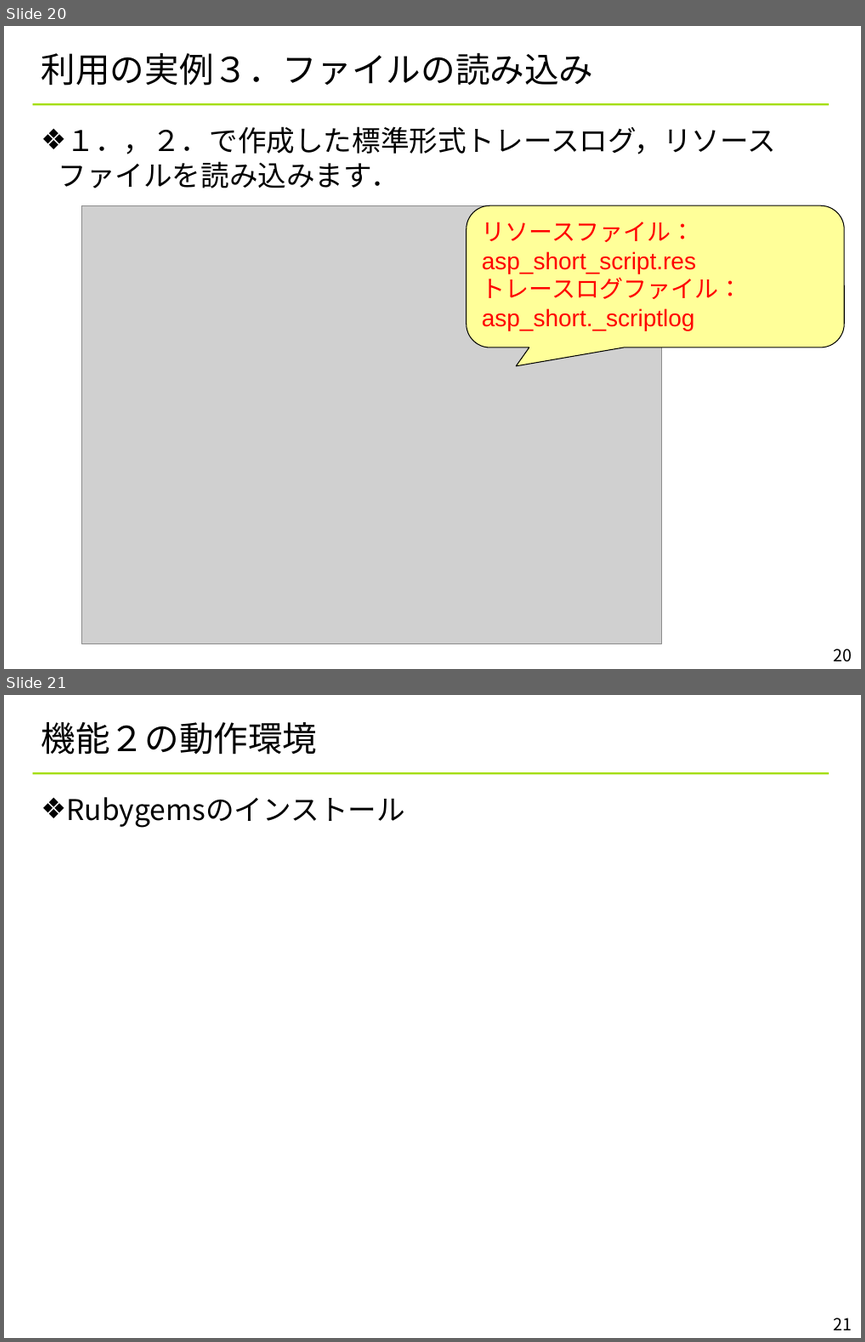
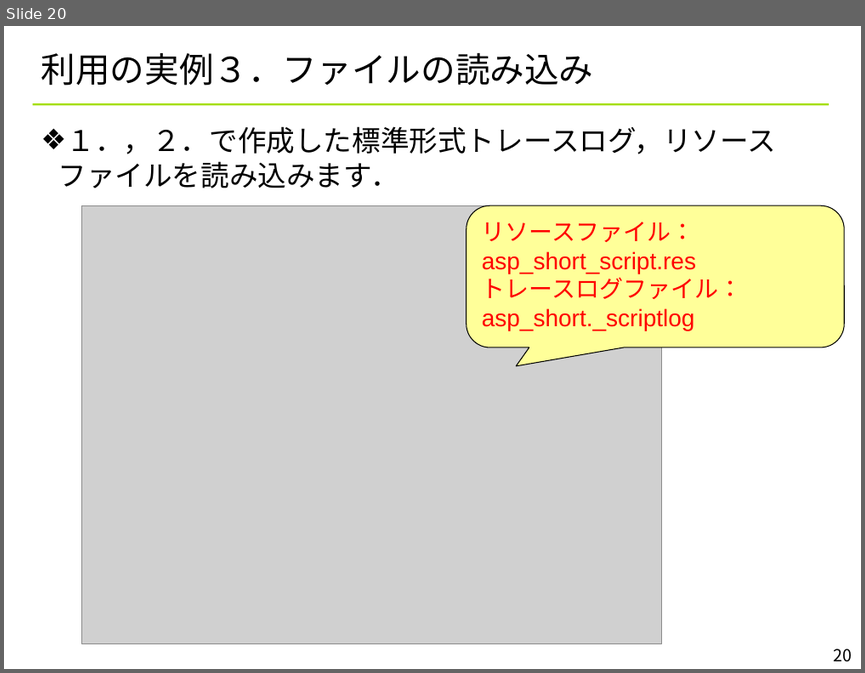
Before and after one commit to YixiaoLi/tlv4mc, a slide deck: doc/converter_manual.ppt. Shown one above the other, each under a label of ours: slides 20 and 21 before the commit, slide 20 after it. The pictures are 865x1342 and 865x673 pixels, drawn with LibreOffice and Linux fonts; fonts in the diff are those of the drawing; grey boxes stand for pictures; background and template pictures are left out. Boxes give left, top, right and bottom in pixels: in the first picture for what was removed or moved away, otherwise in the second. Text is boxed around its words. In the diff, an @@ line names an element or a change of style, - is before the commit and + after.

```diff
--- a/doc/converter_manual.ppt
+++ b/doc/converter_manual.ppt
@@ slide 21 removed at [4,695,861,1338], background #FFFFFF; not listed: 1 template element that a slide beside it also shows @@
@@ title removed at [41,722,318,755] @@
-機能２の動作環境
@@ text removed at [67,797,405,828] @@
-❖ Rubygemsのインストール
@@ page number removed at [834,1317,852,1330] @@
-21
```
Also in this commit, not shown: 3 slides changed.
